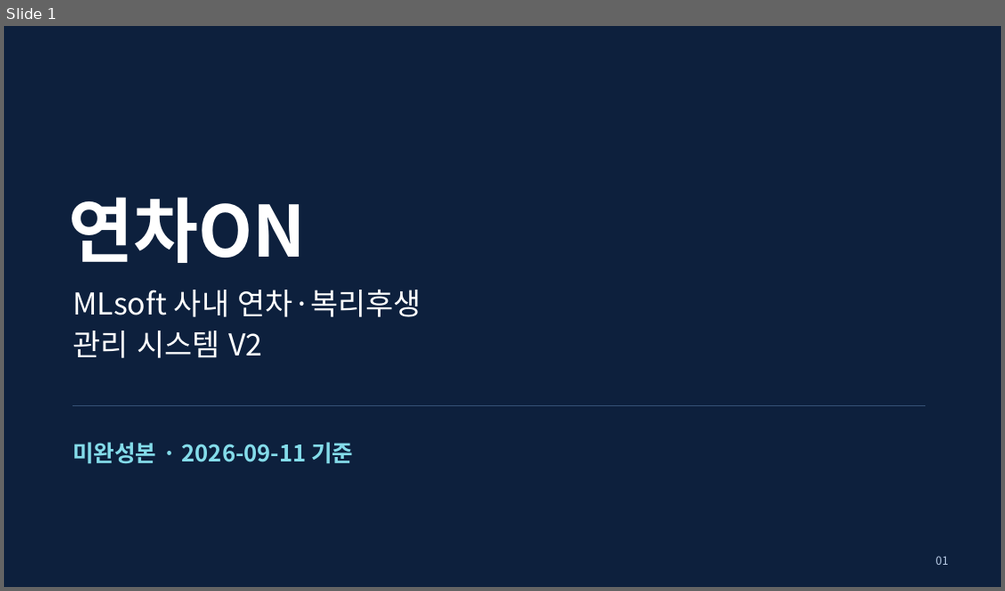
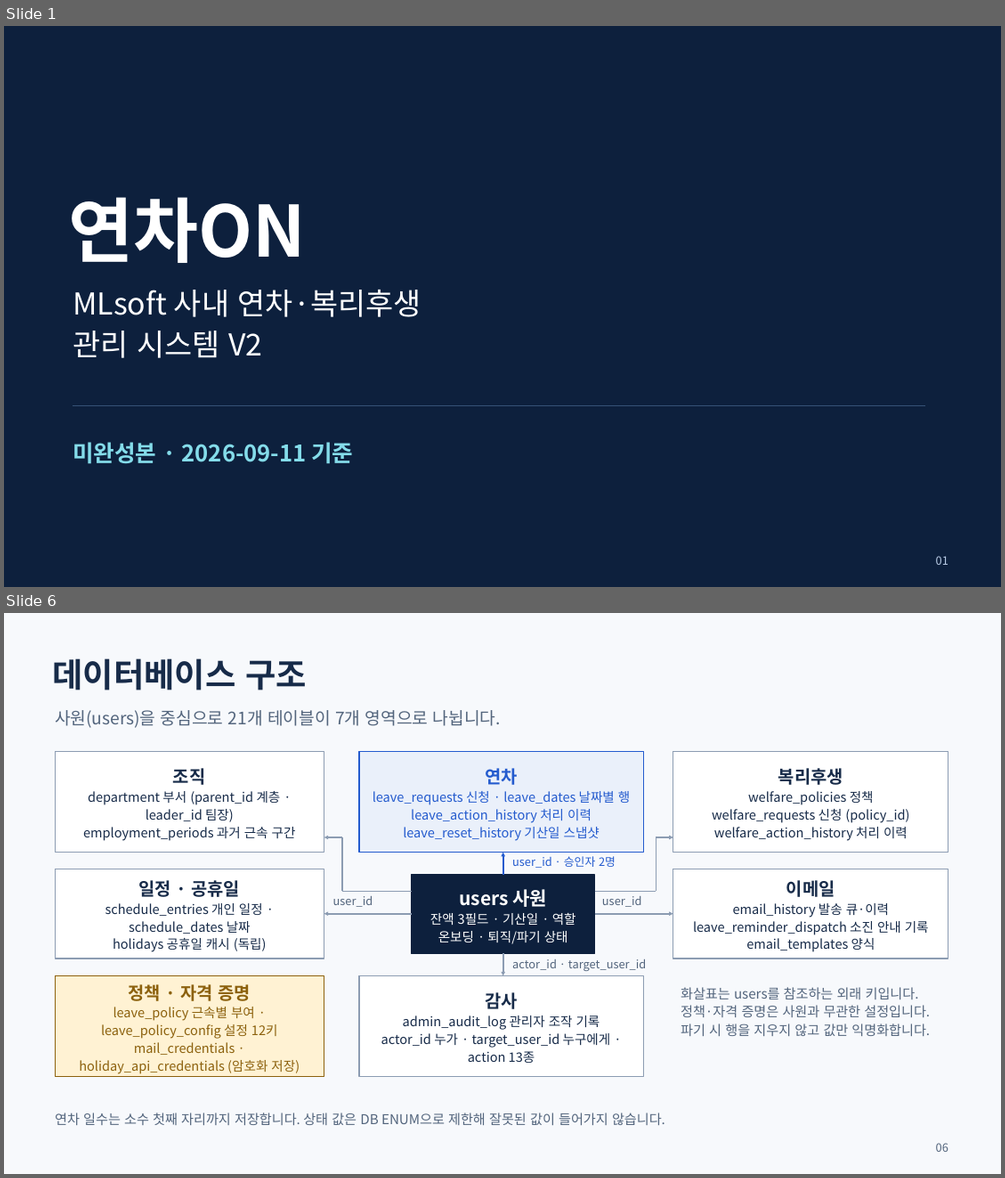
Before and after one commit to yejun9052/mlsoft-first-project, a slide deck: docs/발표자료/연차ON-프로젝트-소개-2026-09-11.pptx. Shown one above the other, each under a label of ours: slide 1 before the commit, slides 1 and 6 after it; the slides between them are not shown. The pictures are 1005x591 and 1005x1178 pixels, drawn with LibreOffice and Linux fonts; fonts in the diff are those of the drawing. Boxes give left, top, right and bottom in pixels: in the first picture for what was removed or moved away, otherwise in the second. Text is boxed around its words. In the diff, an @@ line names an element or a change of style, - is before the commit and + after.

```diff
--- a/docs/발표자료/연차ON-프로젝트-소개-2026-09-11.pptx
+++ b/docs/발표자료/연차ON-프로젝트-소개-2026-09-11.pptx
@@ slide 6 added at [4,613,1001,1174], background #F7F9FC @@
@@ text added at [53,658,307,690], 32 pt, text #172B49, bold @@
+데이터베이스 구조
@@ text added at [55,710,501,728], 16.5 pt, text #53657D @@
+사원(users)을 중심으로 21개 테이블이 7개 영역으로 나뉩니다.
@@ rectangle added at [55,751,324,852], fill #FFFFFF, outline #8C9CB2 1 pt, 12.5 pt, text #172B49 @@
+조직
+department 부서 (parent_id 계층 · leader_id 팀장)
+employment_periods 과거 근속 구간
@@ rectangle added at [359,751,643,852], fill #EAF0FA, outline #245BCE 1 pt, 12.5 pt, text #245BCE @@
+연차
+leave_requests 신청 · leave_dates 날짜별 행
+leave_action_history 처리 이력
+leave_reset_history 기산일 스냅샷
@@ rectangle added at [673,751,948,852], fill #FFFFFF, outline #8C9CB2 1 pt, 12.5 pt, text #172B49 @@
+복리후생
+welfare_policies 정책
+welfare_requests 신청 (policy_id)
+welfare_action_history 처리 이력
@@ arrow added from (342, 837) to (324, 837), #8C9CB2 1.5 pt @@
@@ line added from (342, 892) to (342, 837), #8C9CB2 1.5 pt @@
@@ arrow added from (502, 875) to (502, 852), #245BCE 1.5 pt @@
@@ line added from (656, 892) to (656, 837), #8C9CB2 1.5 pt @@
@@ arrow added from (656, 837) to (673, 837), #8C9CB2 1.5 pt @@
@@ rectangle added at [55,868,324,958], fill #FFFFFF, outline #8C9CB2 1 pt, 12.5 pt, text #172B49 @@
+일정 · 공휴일
+schedule_entries 개인 일정 · schedule_dates 날짜
+holidays 공휴일 캐시 (독립)
@@ rectangle added at [412,875,595,953], fill #0D203D, outline #0D203D 1 pt, 12.5 pt, text #FFFFFF @@
+users 사원
+잔액 3필드 · 기산일 · 역할
+온보딩 · 퇴직/파기 상태
@@ text added at [512,856,615,868], 11 pt, text #245BCE @@
+user_id · 승인자 2명
@@ rectangle added at [673,868,948,958], fill #FFFFFF, outline #8C9CB2 1 pt, 12.5 pt, text #172B49 @@
+이메일
+email_history 발송 큐·이력
+leave_reminder_dispatch 소진 안내 기록
+email_templates 양식
@@ text added at [333,896,373,907], 11 pt, text #53657D @@
+user_id
@@ line added from (412, 892) to (342, 892), #8C9CB2 1.5 pt @@
@@ line added from (595, 892) to (656, 892), #8C9CB2 1.5 pt @@
@@ text added at [602,896,642,907], 11 pt, text #53657D @@
+user_id
@@ arrow added from (412, 914) to (324, 914), #8C9CB2 1.5 pt @@
@@ arrow added from (595, 914) to (673, 914), #8C9CB2 1.5 pt @@
@@ arrow added from (502, 953) to (502, 976), #8C9CB2 1.5 pt @@
@@ text added at [512,959,646,971], 11 pt, text #53657D @@
+actor_id · target_user_id
@@ rectangle added at [55,976,324,1077], fill #FFF2D3, outline #8C610D 1 pt, 12.5 pt, text #8C610D @@
+정책 · 자격 증명
+leave_policy 근속별 부여 · leave_policy_config 설정 12키
+mail_credentials · holiday_api_credentials (암호화 저장)
@@ rectangle added at [359,976,643,1077], fill #FFFFFF, outline #8C9CB2 1 pt, 12.5 pt, text #172B49 @@
+감사
+admin_audit_log 관리자 조작 기록
+actor_id 누가 · target_user_id 누구에게 · action 13종
@@ text added at [680,987,930,1036], 13 pt, text #53657D @@
+화살표는 users를 참조하는 외래 키입니다.
+정책·자격 증명은 사원과 무관한 설정입니다.
+파기 시 행을 지우지 않고 값만 익명화합니다.
@@ text added at [55,1112,665,1125], 13 pt, text #53657D @@
+연차 일수는 소수 첫째 자리까지 저장합니다. 상태 값은 DB ENUM으로 제한해 잘못된 값이 들어가지 않습니다.
@@ text added at [936,1143,948,1151], 11 pt, text #53657D @@
+06
```
Also in this commit, not shown: 17 slides changed, 1 other slide added.
